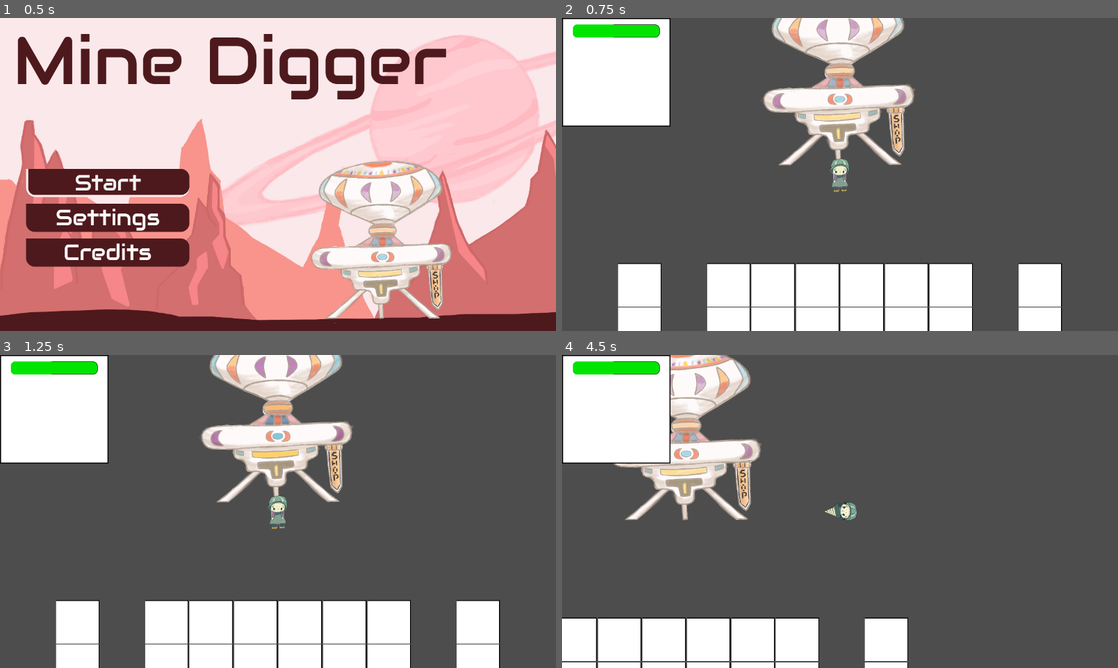
Above: before the commit, frames 1-4 (two rows, left to right).
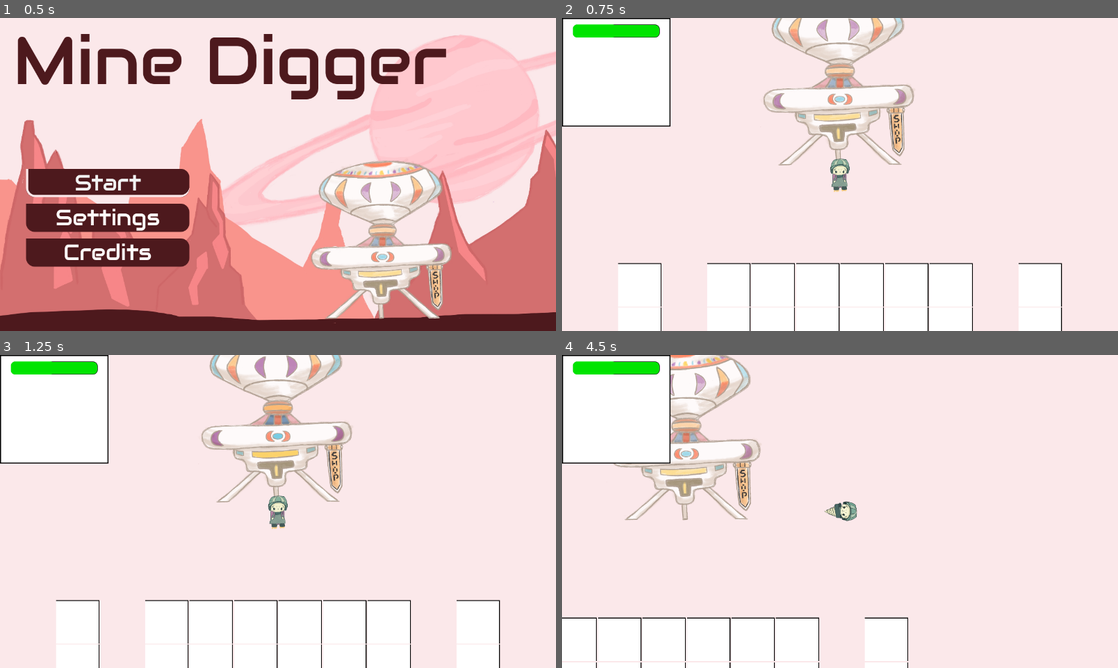
Above: after the commit, the same moments.

Repository: M1reyu/Ludum-Dare-57
Game: Godot game, scene res://Scenes/MainMenu.tscn
Two runs of this game, one before a commit and one after it. Both use one fixed random seed, a clock stepped at 60 frames per second and the inputs below. Before the commit the project has no main scene; this scene is started directly in both runs.
Inputs (mouse positions are in pixels of both pictures, inside the frame that each line leads up to):
- Up to frame 1 (0.5 s): no input
- Up to frame 2 (0.75 s): click "Start" at 0.5 s
- Up to frame 3 (1.25 s): no input
- Up to frame 4 (4.5 s): move the mouse to (962, 495) at 1.27 s; hold D (Right) 1.28-2.03 s; tap F (Use) every 0.75 s from 1.35 to 4.35 s; move the mouse to (728, 527) at 2.02 s; hold S (Down) 2.03-2.78 s; move the mouse to (895, 442) at 2.77 s; hold D (Right) 2.78-3.53 s; move the mouse to (812, 574) at 3.52 s; hold W (Up) 3.53-4.28 s; move the mouse to (1006, 558) at 4.27 s; hold A (Left) from 4.28 s (still down)

Frame 1 is identical in both runs. In frame 2, 73% of the frame differs, in the area x 0-100%, y 0-100%; in frame 3, 73%; in frame 4, 79%.

Commit message:
update project settings

Diff:
--- a/project.godot
+++ b/project.godot
@@ -11,7 +11,9 @@
 [application]
 
 config/name="MineDigger"
+run/main_scene="uid://xv75whi5jajw"
 config/features=PackedStringArray("4.4", "GL Compatibility")
+boot_splash/bg_color=Color(0.984314, 0.909804, 0.917647, 1)
 config/icon="uid://dwurb7gsrfo2s"
 
 [autoload]
@@ -81,3 +83,4 @@
 
 renderer/rendering_method="gl_compatibility"
 renderer/rendering_method.mobile="gl_compatibility"
+environment/defaults/default_clear_color=Color(0.984314, 0.909804, 0.917647, 1)
